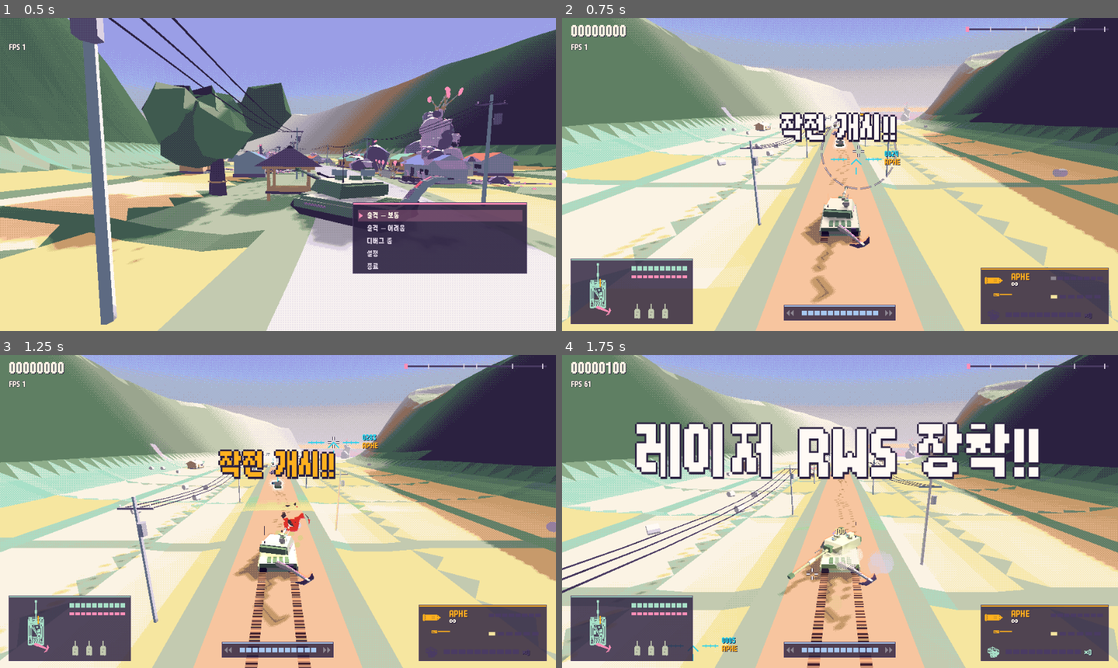
Above: before the commit, frames 1-4 (two rows, left to right).
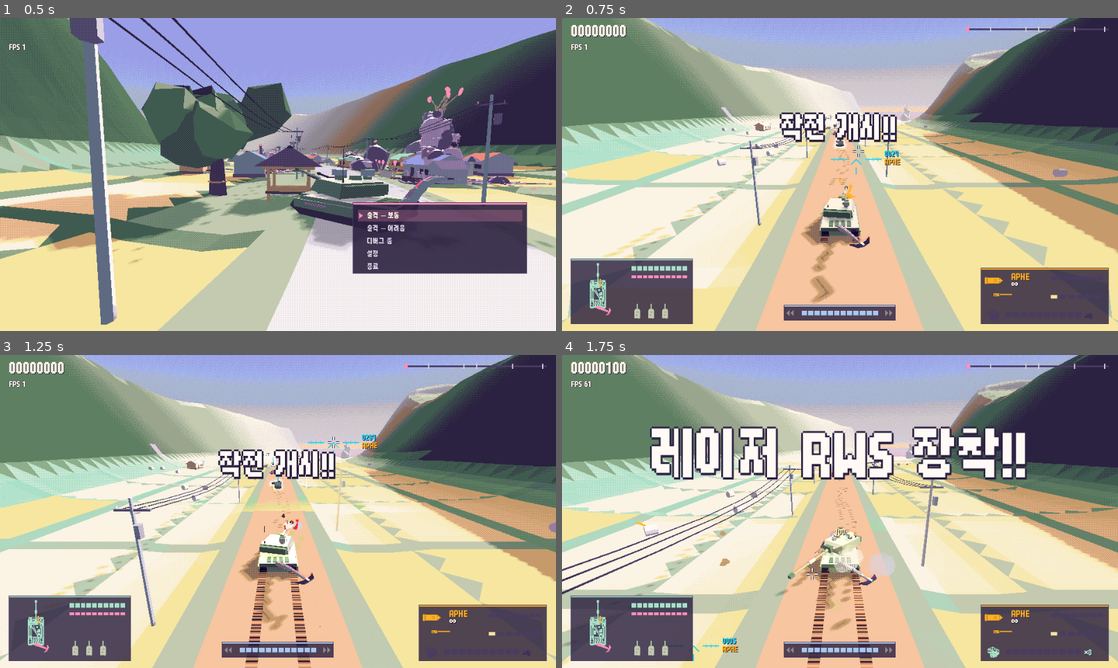
Above: after the commit, the same moments.

Repository: scarf005/orca-class
Game: Godot game, scene res://scenes/main.tscn
Two runs of this game, one before a commit and one after it. Both use one fixed random seed, a clock stepped at 60 frames per second and the inputs below.
Inputs (mouse positions are in pixels of both pictures, inside the frame that each line leads up to):
- Up to frame 1 (0.5 s): no input
- Up to frame 2 (0.75 s): tap Enter (ui_accept) at 0.5 s; drag from (840, 174) to (895, 105) at 0.52 s
- Up to frame 3 (1.25 s): no input
- Up to frame 4 (1.75 s): drag from (728, 527) to (812, 574) at 1.27 s

Frame 1 is identical in both runs. In frame 2, 0.2% of the frame differs, in the area x 46-89%, y 30-84%; in frame 3, 5.3%; in frame 4, 12%, in the area x 0-100%, y 0-100%.

Commit message:
fix: bring back the click coax burst and the hold-to-charge main gun
Assisted-by: claude-code:claude-opus-5-5
Co-authored-by: Claude Opus 5.5 <noreply@anthropic.com>

Diff:
--- a/scripts/player/armament.gd
+++ b/scripts/player/armament.gd
@@ -23,16 +23,17 @@
 ## Rounds loaded per special-round pickup.
 const MAGAZINE := {Round.HEAT: 6, Round.CANISTER: 6, Round.DRAGON: 6, Round.APFSDS: 6, Round.AIRBURST: 6}
 
-## A real 100 mm gun on the fire button, Star Fox style: a click fires a quick shell, a hold past TAP_TIME
-## locks its target and charges it. Let go early for a quick shell, at full charge for a hitscan that
-## pierces. The coax fires by itself at whatever the sight soft-locks.
+## A real 100 mm gun on the same button as the coax, Star Fox style: a click is a coax burst, a hold past
+## TAP_TIME locks the target and charges the shell. Let go early for a quick shell, at full charge for a
+## hitscan that pierces.
 const SHELL_SPEED := 1700.0 ## Full-charge rounds are hitscan; this only sets their lead (none, in effect).
 const SHELL_RANGE := 420.0
 const SHELL_DAMAGE := 1500.0
 ## Tuned live in the duel mode, hence static vars.
 static var QUICK_SPEED := 260.0 ## A quick shell is a visible projectile along the barrel, without gravity.
 
-static var TAP_TIME := 0.15 ## A hold this long locks the target and starts the charge; a shorter click is a quick shell.
+const COAX_BURST := 0.22 ## Seconds of coax fire a press gives, however long the button is held.
+static var TAP_TIME := 0.3 ## A hold this long locks the target and starts the charge; a shorter click is only a coax burst.
 static var FULL_TIME := 1.0 ## Seconds of hold for a full charge.
 static var AUTO_FIRE_TIME := 1.5 ## Seconds of hold at which the gun fires by itself; the button must be pressed again.
 static var CANNON_RECOVER := 0.8 ## After a shot the gun cannot fire or charge for this long.
--- a/scripts/player/tank.gd
+++ b/scripts/player/tank.gd
@@ -86,6 +86,7 @@
 var _auto_fire := false ## The hold reached the auto-fire time: the gun fires this frame.
 var _spent := false ## The gun fired by itself: the button has to come up before a new hold counts.
 var _recover := 0.0 ## Seconds until a hold can charge again after a shot.
+var _burst := 0.0 ## Seconds of coax fire left from the last press.
 var _full_click := false
 var _coax_timers: Array[float] = []
 
@@ -634,6 +635,7 @@
 	_fire_released = false
 	_spent = false
 	_recover = 0.0
+	_burst = 0.0
 
 
 func _reset_charge() -> void:
@@ -676,6 +678,8 @@
 		return
 	var held := Input.is_action_pressed("fire")
 	_fire_released = _fire_held and not held
+	if held and not _fire_held:
+		_burst = Armament.COAX_BURST # Every press gives a burst; holding does not keep the coax going.
 	if not held:
 		_spent = false
 	var waited := minf(_recover, delta)
@@ -750,8 +754,8 @@
 
 func _update_weapons(delta: float) -> void:
 	coax_part = _pick_part(coax_target)
-	# The coax works on its own: it fires whenever the sight soft-locks an enemy.
-	if input_enabled and is_instance_valid(coax_target):
+	if input_enabled and _burst > 0.0:
+		_burst -= delta
 		var calibers := Armament.tier_calibers(coax_tier)
 		for i in calibers.size():
 			_coax_timers[i] -= delta
@@ -763,7 +767,7 @@
 		for i in _coax_timers.size():
 			_coax_timers[i] = maxf(_coax_timers[i] - delta, 0.0)
 	if _fire_released or _auto_fire:
-		if input_enabled and _hold > 0.0:
+		if input_enabled and _hold >= Armament.TAP_TIME:
 			fire_cannon(Vector3.INF, Vector3.ZERO, charge)
 			_recover = Armament.CANNON_RECOVER
 			_spent = _auto_fire
--- a/tests/charge_test.gd
+++ b/tests/charge_test.gd
@@ -27,46 +27,43 @@
 	return world.projectiles.filter(func(p: Projectile) -> bool: return p.shape == "shell" and not p.is_queued_for_deletion())
 
 
-func test_the_coax_fires_by_itself_at_a_soft_locked_enemy() -> void:
-	var world := _rig()
-	var tank := world.player
+func test_a_press_fires_one_coax_burst_and_holding_does_not_extend_it() -> void:
+	var world := _rig()
+	var tank := world.player
+	Input.action_press("fire")
+	_step(tank, 1.0 / 60.0)
+	check_eq(_bullets(world), 1, "the first round leaves on the press frame")
+	for _i in 30:
+		_step(tank, 1.0 / 60.0)
+	var burst := _bullets(world)
+	var interval: float = Armament.GUNS[Armament.tier_calibers(0)[0]].interval
+	check_eq(burst, ceili(Armament.COAX_BURST / interval), "a burst is COAX_BURST of fire at the tier's interval")
 	_step(tank, 0.3)
-	check_eq(_bullets(world), 0, "nothing locked, nothing fired")
-	var enemy := Enemy.new()
-	enemy.position = tank.hit_center() - Vector3(0, 0, 40)
-	world.add_enemy(enemy)
-	enemy.set_process(false)
-	tank.coax_target = enemy
-	_step(tank, 0.3)
-	check(_bullets(world) > 0, "a soft lock is enough: no button")
-	check_eq(world.stats.shots, 0, "and the main gun stays quiet")
-
-
-func test_a_click_fires_one_quick_shell_then_the_gun_recovers() -> void:
-	var world := _rig()
-	var tank := world.player
-	Input.action_press("fire")
-	_step(tank, Armament.TAP_TIME - 0.02)
-	check_eq(tank.charge, 0.0, "no charge inside the tap time")
-	check(not tank.is_charging(), "and no lock either")
-	Input.action_release("fire")
-	_step(tank, 0.0)
-	check_eq(world.stats.shots, 1, "a click fires one shell")
-	check_eq(world.stats.charged_shots, 0, "a quick one")
-	Input.action_press("fire")
+	check_eq(_bullets(world), burst, "holding adds no more coax rounds")
+	Input.action_release("fire")
+	_step(tank, 0.0)
 	_step(tank, 1.0 / 60.0)
-	Input.action_release("fire")
-	_step(tank, 0.0)
-	check_eq(world.stats.shots, 1, "a click during recovery fires nothing")
-	_step(tank, Armament.CANNON_RECOVER)
 	Input.action_press("fire")
 	_step(tank, 1.0 / 60.0)
-	Input.action_release("fire")
-	_step(tank, 0.0)
-	check_eq(world.stats.shots, 2, "once recovered, the next click fires")
-	Input.action_press("fire")
-	_step(tank, Armament.CANNON_RECOVER + Armament.TAP_TIME + (Armament.FULL_TIME - Armament.TAP_TIME) * 0.5)
-	check_near(tank.charge, 0.5, 0.05, "a hold charges from TAP_TIME to FULL_TIME")
+	check_eq(_bullets(world), burst + 1, "the next press gives a new burst")
+	Input.action_release("fire")
+
+
+func test_a_tap_fires_no_cannon_and_resets() -> void:
+	var world := _rig()
+	var tank := world.player
+	for _i in 10:
+		Input.action_press("fire")
+		_step(tank, Armament.TAP_TIME - 0.02)
+		check_eq(tank.charge, 0.0, "no charge inside the tap time")
+		check(not tank.is_charging(), "and not charging")
+		Input.action_release("fire")
+		_step(tank, 0.0)
+		_step(tank, 0.1)
+	check_eq(world.stats.shots, 0, "taps fire no main-gun shell")
+	Input.action_press("fire")
+	_step(tank, Armament.TAP_TIME + (Armament.FULL_TIME - Armament.TAP_TIME) * 0.5)
+	check_near(tank.charge, 0.5, 0.02, "charge fills from TAP_TIME to FULL_TIME")
 	check(tank.is_charging(), "past the tap time the gun charges")
 	Input.action_release("fire")
 	_step(tank, 0.0)
@@ -136,7 +133,7 @@
 	Input.action_release("fire")
 
 
-func test_recovery_blocks_a_new_charge() -> void:
+func test_recovery_blocks_a_new_charge_but_not_the_coax_burst() -> void:
 	var world := _rig()
 	var tank := world.player
 	Input.action_press("fire")
@@ -144,8 +141,10 @@
 	Input.action_release("fire")
 	_step(tank, 0.0)
 	check_eq(world.stats.shots, 1, "a shot")
+	var bullets := _bullets(world)
 	Input.action_press("fire")
 	_step(tank, 0.02)
+	check(_bullets(world) > bullets, "a press right after still gives the coax burst")
 	_step(tank, Armament.CANNON_RECOVER + Armament.TAP_TIME - 0.1)
 	check(not tank.is_charging() and tank.charge == 0.0, "but the hold does not charge during recovery and the tap time")
 	_step(tank, 0.14)
